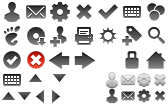
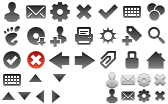
Layered file, before and after one edit (168x104). Changes by layer:
added layer "attachmentlight" above "oklight" over [100,51,116,69]
